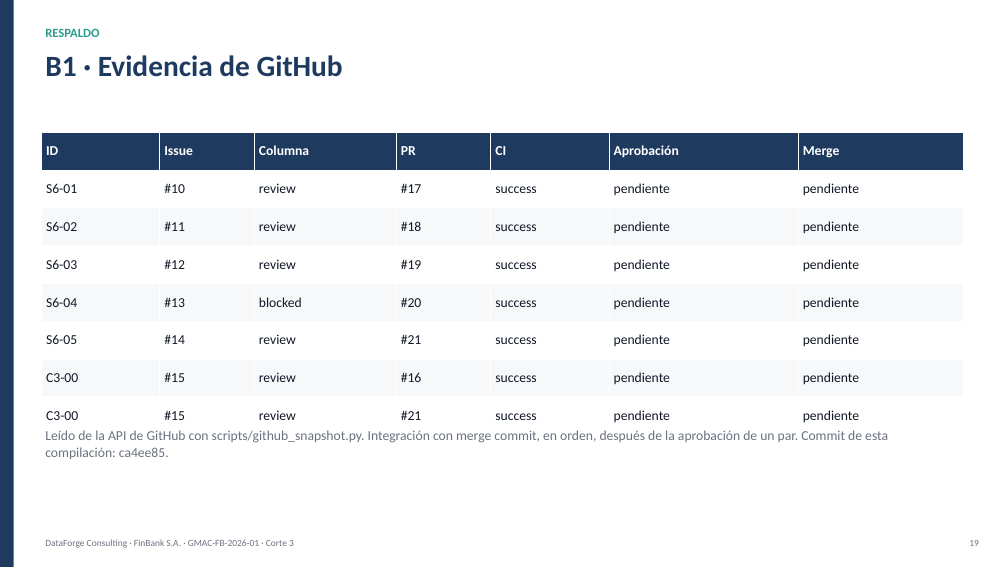
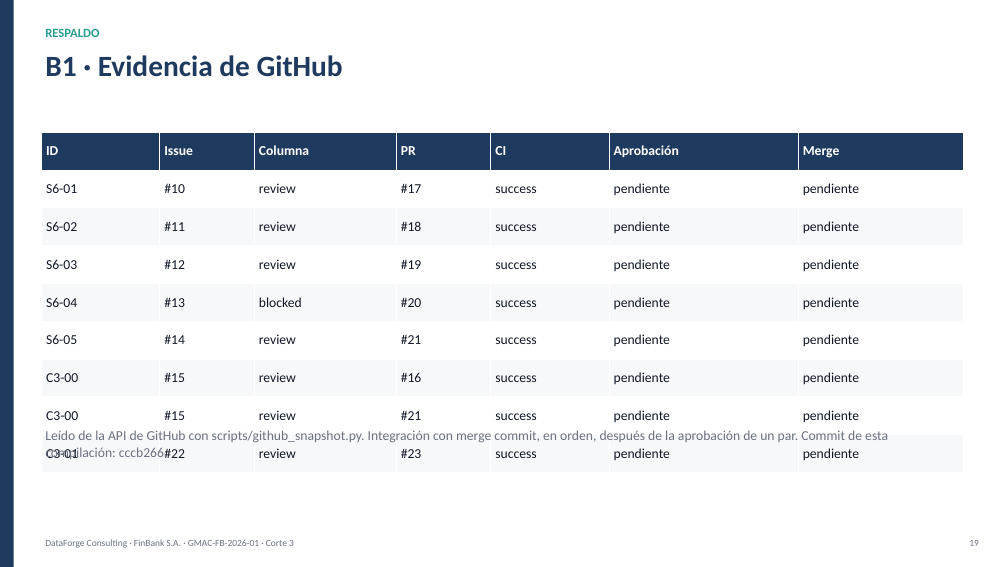
Before and after one commit to OscarSantiagoMerino/DataForge-Consulting, a slide deck: slide 19 of docs/corte3/Presentacion_FinBank_GrupoX.pptx. Drawn at 1008x567 pixels with LibreOffice and Linux fonts; fonts in the diff are those of the drawing. Boxes give left, top, right and bottom in pixels: in the first picture for what was removed or moved away, otherwise in the second. Text is boxed around its words. In the diff, an @@ line names an element or a change of style, - is before the commit and + after.

```diff
--- a/docs/corte3/Presentacion_FinBank_GrupoX.pptx
+++ b/docs/corte3/Presentacion_FinBank_GrupoX.pptx
@@ table at (x1=42, y1=132, x2=963, y2=473) @@
+row 9: C3-01 | #22 | review | #23 | success | pendiente | pendiente
@@ text at (x1=45, y1=430, x2=888, y2=459): text changed @@
-Leído de la API de GitHub con scripts/github_snapshot.py. Integración con merge commit, en orden, después de la aprobación de un par. Commit de esta compilación: ca4ee85.
+Leído de la API de GitHub con scripts/github_snapshot.py. Integración con merge commit, en orden, después de la aprobación de un par. Commit de esta compilación: cccb266.
```
Also in this commit, not shown: 1 other slide changed, 12 other files.
